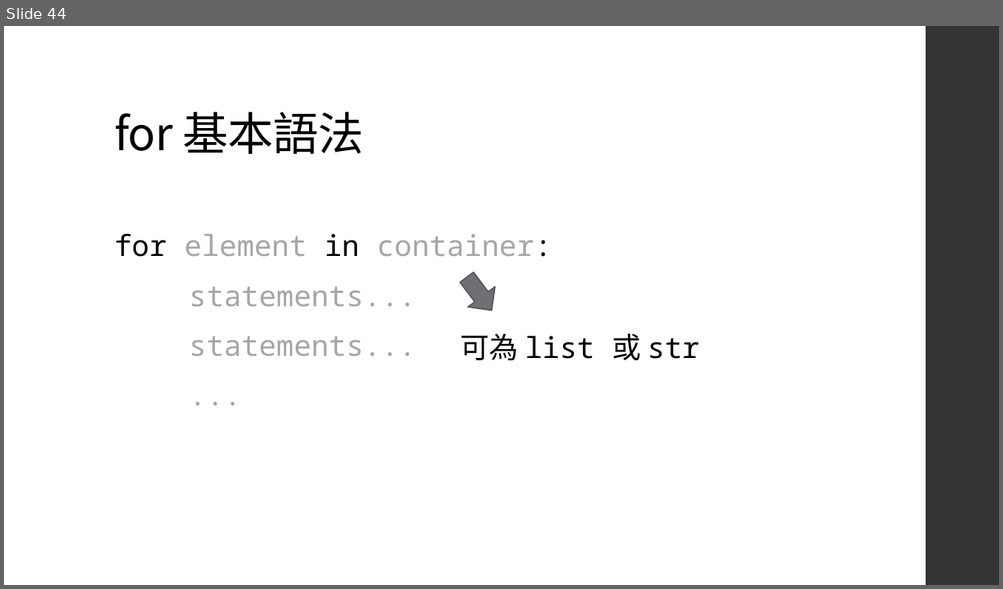
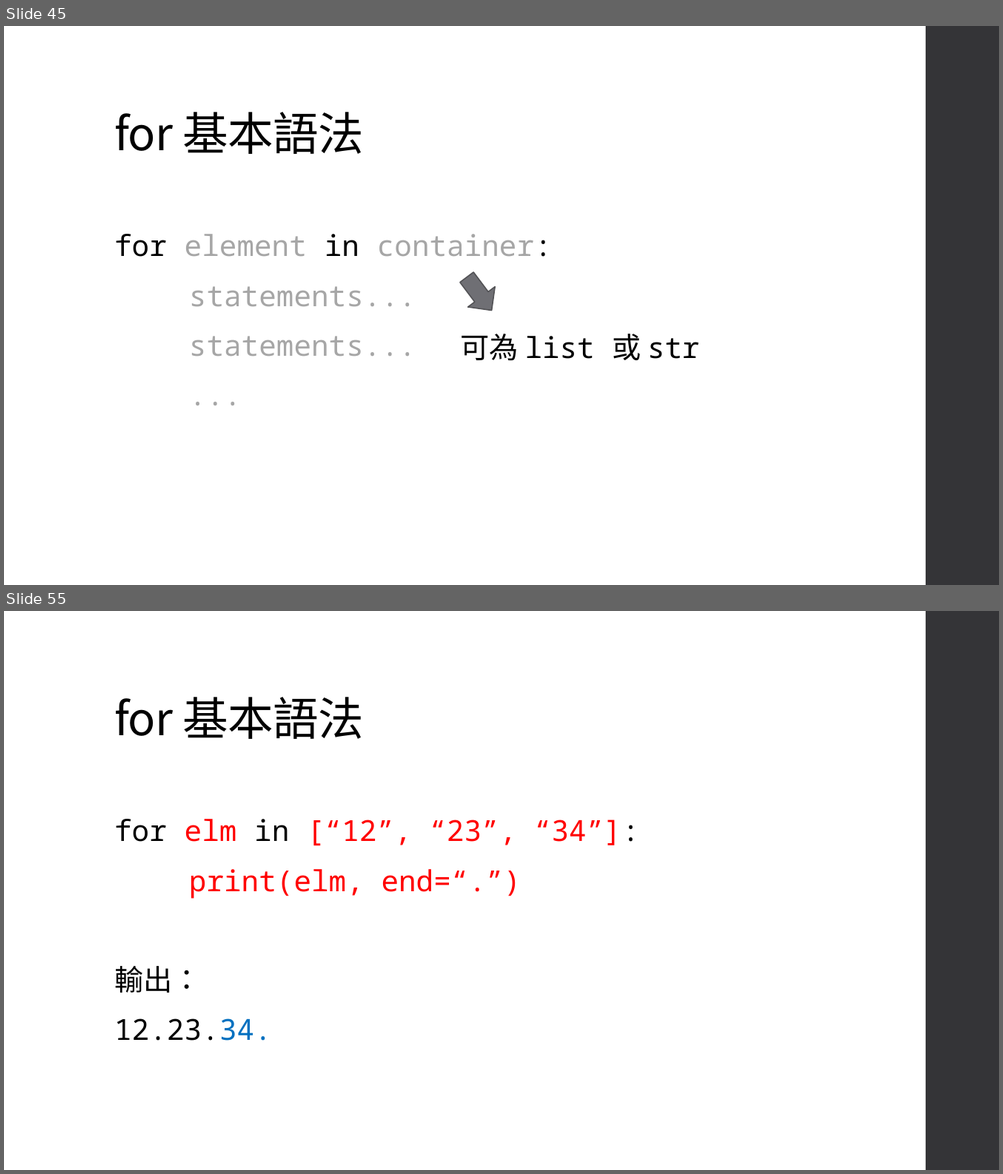
Before and after one commit to an920107/ServiceLearning, a slide deck: Class 4.pptx. Shown one above the other, each under a label of ours: slide 44 before the commit, slides 45 and 55 after it; the slides between them are not shown. The pictures are 1003x589 and 1003x1174 pixels, drawn with LibreOffice and Linux fonts; fonts in the diff are those of the drawing. Boxes give left, top, right and bottom in pixels: in the first picture for what was removed or moved away, otherwise in the second. Text is boxed around its words. In the diff, an @@ line names an element or a change of style, - is before the commit and + after.

```diff
--- a/Class 4.pptx
+++ b/Class 4.pptx
@@ slide 55 added at box(4, 611, 999, 1170), background #FFFFFF; not listed: 1 template element that a slide beside it also shows @@
@@ title added at box(114, 697, 363, 739), 44 pt, text #000000 @@
+for 基本語法
@@ text added at box(114, 819, 639, 1041), 28 pt, text #FF0000 @@
+for elm in [“12”, “23”, “34”]:
+print(elm, end=“.”)
+輸出：
+12.23.34.
@@ what was slide 44 is now slide 45 @@
```
Also in this commit, not shown: 3 slides changed, 11 other slides added, 1 other file.
